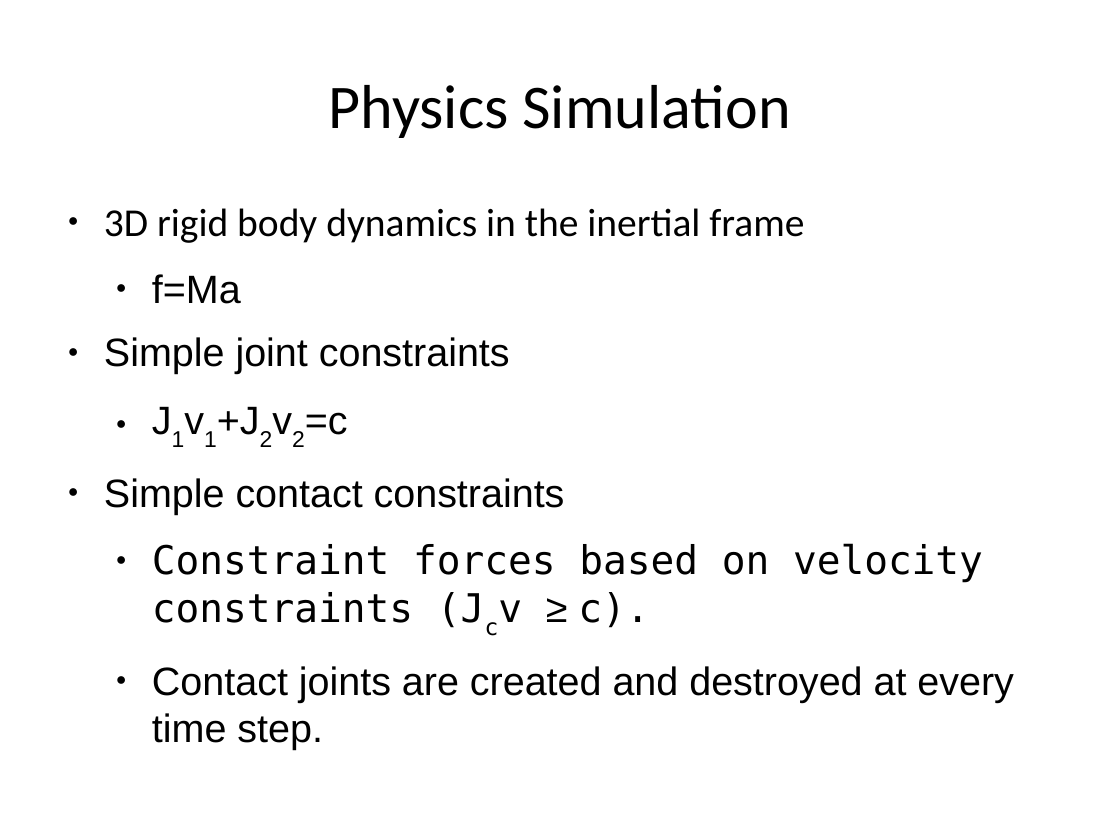
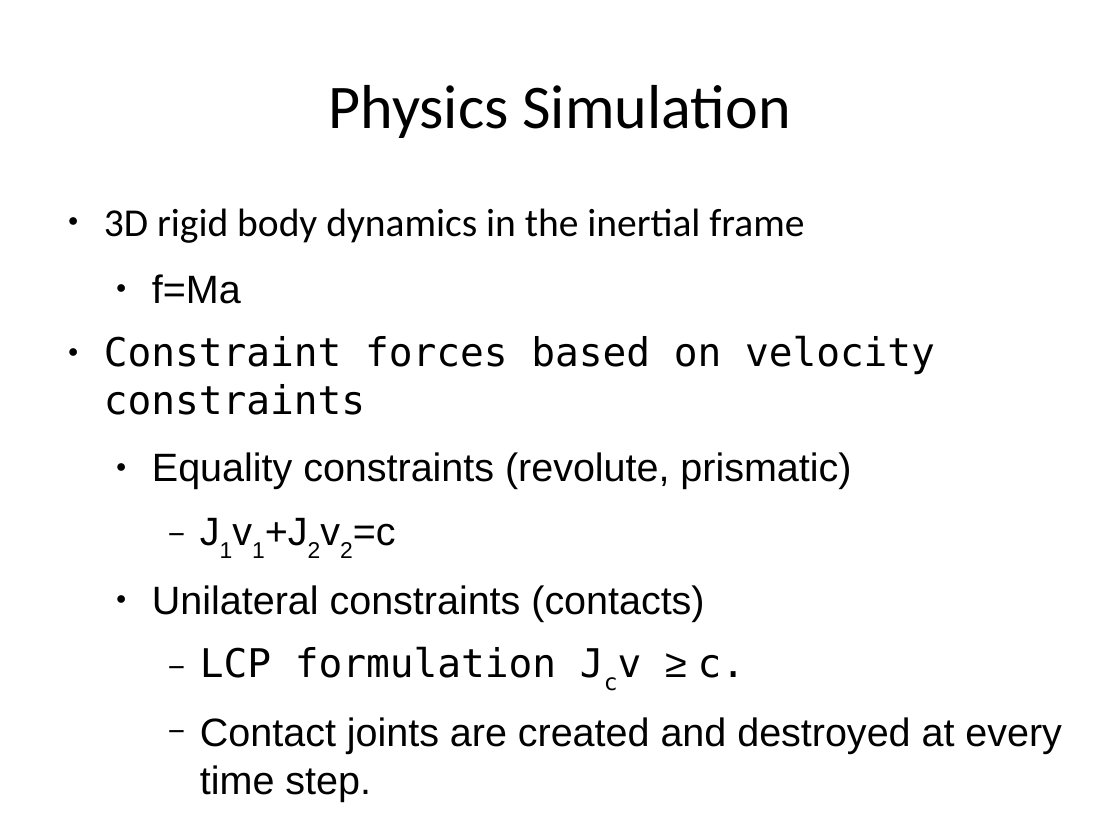
Before and after one commit to PR2/pr2_docs, a slide deck: slide 10 of pr2_training_workshop/simulation/simulation_training_workshop_rev1.odp. Drawn at 1120x840 pixels with LibreOffice and Linux fonts; fonts in the diff are those of the drawing; background and template pictures are left out. Boxes give left, top, right and bottom in pixels: in the first picture for what was removed or moved away, otherwise in the second. Text is boxed around its words. In the diff, an @@ line names an element or a change of style, - is before the commit and + after.

```diff
--- a/pr2_training_workshop/simulation/simulation_training_workshop_rev1.odp
+++ b/pr2_training_workshop/simulation/simulation_training_workshop_rev1.odp
@@ text at bbox=[104, 335, 935, 489]: text changed; font Arial to DejaVu Sans Mono @@
-● Simple joint constraints
+● Constraint forces based on velocity constraints
+  ● Equality constraints (revolute, prismatic)
@@ text at bbox=[200, 523, 1062, 754]: bullet ● to −; list level 2 to 3 in "J1v1+J2v2=c"; list level 2 to 3 in "Contact joints are created and ..." @@
@@ text at bbox=[152, 585, 745, 678]: text changed; font DejaVu Sans Mono to Arial @@
-● Simple contact constraints
-  ● Constraint forces based on velocity constraints (Jcv ≥ c).
+  ● Unilateral constraints (contacts)
+    − LCP formulation Jcv ≥ c.
```
Also in this commit, not shown: 13 other slides changed, 10 slides added, 4 slides removed.
